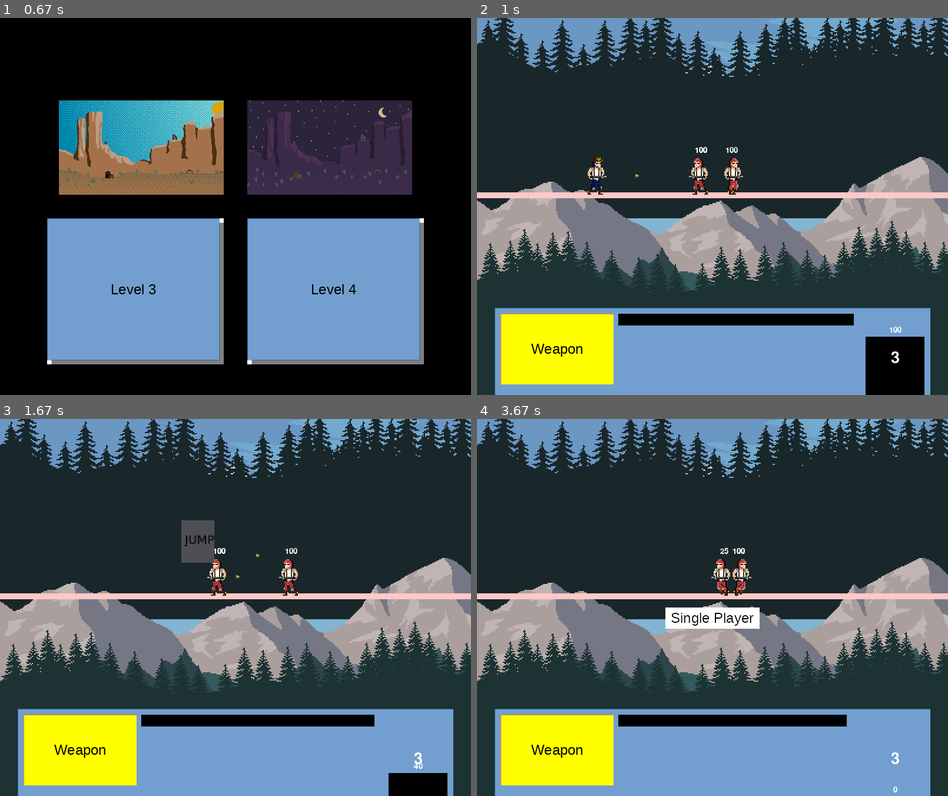
Above: before the commit, frames 1-4 (two rows, left to right).
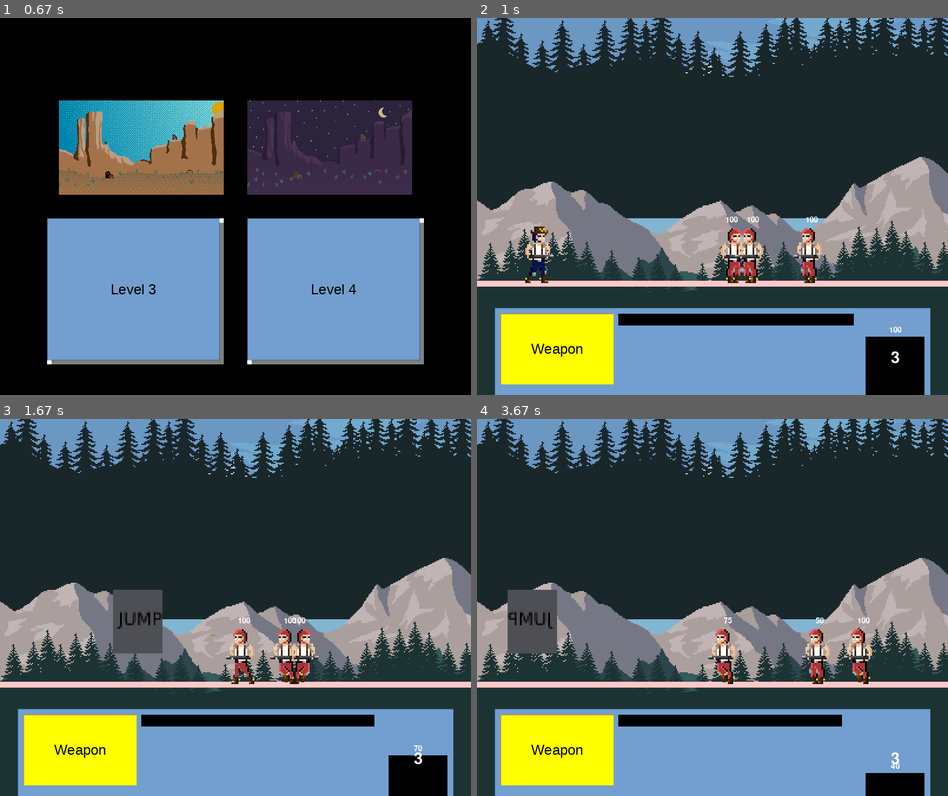
Above: after the commit, the same moments.

Repository: DevsInTheShed/pyGameJam2021
Game: pygame game, started from main.py
Same seed, same stepped clock (60 frames per second), same inputs: the game is played once before the commit and once after it.
Inputs (mouse positions are in pixels of both pictures, inside the frame that each line leads up to):
- Up to frame 1 (0.67 s): click (235, 217) at 0.38 s
- Up to frame 2 (1 s): click (811, 289) at 0.72 s
- Up to frame 3 (1.67 s): hold Right 1-1.47 s; move the mouse to (386, 596) at 1.03 s; hold Up from 1.5 s (still down); tap Space at 1.57 s
- Up to frame 4 (3.67 s): release Up at 1.8 s; hold Right 1.83-2.3 s; tap Space at 1.9, 2.2, 2.4, 2.7, 2.97, 3.27, 3.4 s; hold Left 2.33-2.87 s; hold Left 2.9-3.3 s; hold Up from 3.33 s (still down)

Frame 1 is identical in both runs. In frame 2, 5.5% of the frame differs, in the area x 0-100%, y 34-72%; in frame 3, 7.8%; in frame 4, 8.4%, in the area x 0-100%, y 34-100%.

Commit message:
fix: update character hard coded floor, to assigned variable

Diff:
--- a/game/character.py
+++ b/game/character.py
@@ -36,6 +36,7 @@
         self.image = self.animation_list[self.action.value][self.frame_index]
         self.rect = self.image.get_rect()
         self.rect.center = (x, y)
+        self.floor = y
 
         # Bullets
         self.bullet_group = pygame.sprite.Group()
@@ -64,8 +65,8 @@
             self.velocity_y = 10
         delta_y = self.velocity_y
 
-        if self.rect.bottom + delta_y > 300:
-            delta_y = 300 - self.rect.bottom
+        if self.rect.bottom + delta_y > self.floor:
+            delta_y = self.floor - self.rect.bottom
             self.in_air = False
 
         self.rect.x += delta_x
--- a/game/globals.py
+++ b/game/globals.py
@@ -57,7 +57,7 @@
 Clock = pygame.time.Clock()
 FPS = 60
 GRAVITY = 0.75
-CharacterScale = 2
+CharacterScale = 3
 TileSize = 50
 
 bg_scroll = 0
--- a/level/level_1.py
+++ b/level/level_1.py
@@ -7,9 +7,9 @@
     def __init__(self, player):
         self.title = "Level 1"
         self.player = player
-        self.enemies = [Enemy(globals.EnemyTypes["alien1"], 400, 200, 2, self.player),
-                        Enemy(globals.EnemyTypes["alien1"], 400, 300, 2, self.player),
-                        Enemy(globals.EnemyTypes["alien1"], 400, 400, 2, self.player)]
+        self.enemies = [Enemy(globals.EnemyTypes["alien1"], 400, 450, 2, self.player),
+                        Enemy(globals.EnemyTypes["alien1"], 500, 450, 2, self.player),
+                        Enemy(globals.EnemyTypes["alien1"], 600, 450, 2, self.player)]
         self.player.enemies = self.enemies
 
     def draw_bg(self):
@@ -27,7 +27,7 @@
         globals.ViewScreen.blit(Title, (globals.SCREEN.left + 20, 20))
 
         self.draw_bg()
-        pygame.draw.line(globals.ViewScreen, globals.GroundColor, (0, 300), (globals.SCREEN.width, 300), 10)
+        pygame.draw.line(globals.ViewScreen, globals.GroundColor, (0, 450), (globals.SCREEN.width, 450), 10)
 
         for enemy in self.enemies:
             enemy.draw()
--- a/screen/stage.py
+++ b/screen/stage.py
@@ -9,7 +9,7 @@
     def __init__(self, state):
         super().__init__(state)
 
-        self.player1 = Player(globals.PlayerTypes["player"], 200, 200, 5)
+        self.player1 = Player(globals.PlayerTypes["player"], 100, 450, 5)
         self.lvl1 = Level_1(self.player1)
         self.hud = Hud()
 
